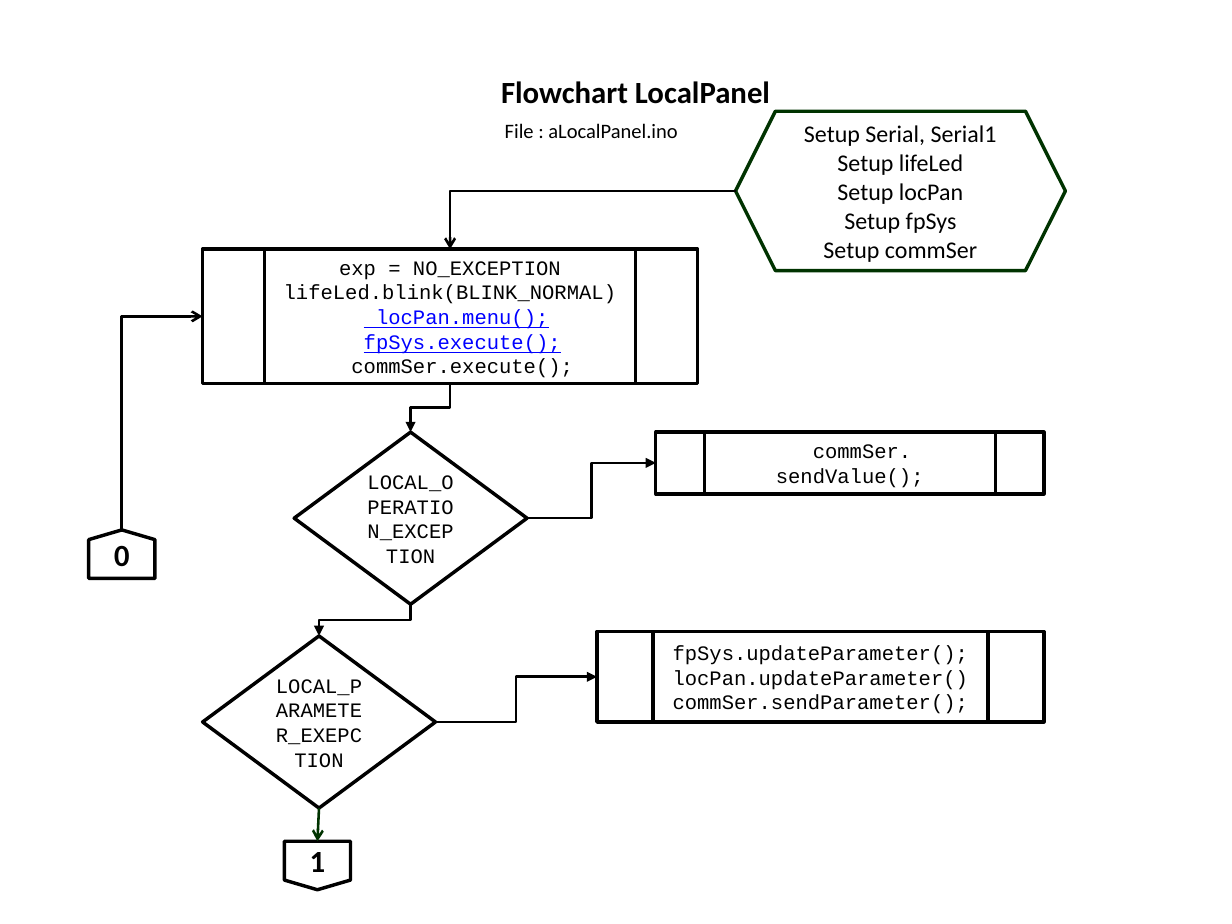
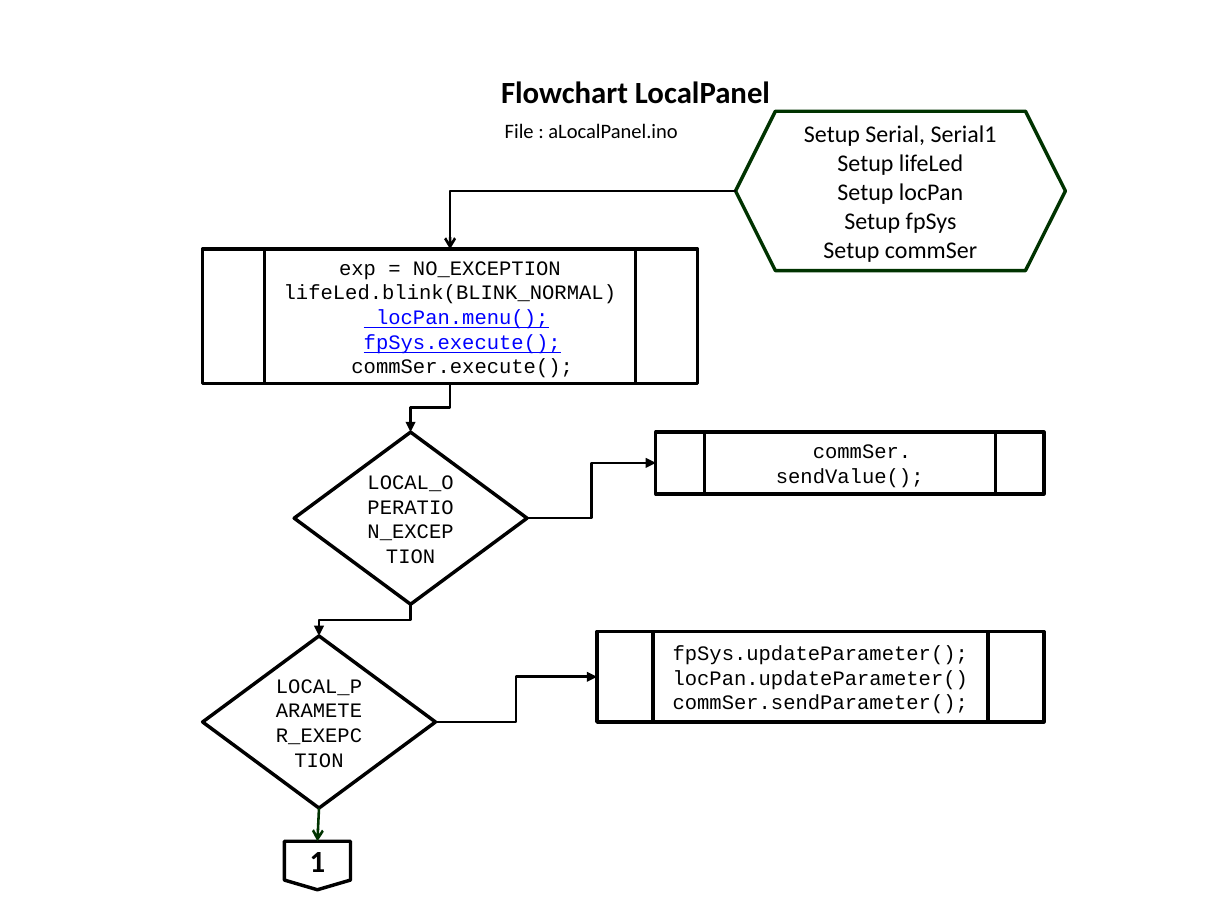
Before and after one commit to slametsampon/WFPS, a slide deck: slide 5 of resources/WFPS.pptx. Drawn at 1232x924 pixels with LibreOffice and Linux fonts; fonts in the diff are those of the drawing; background and template pictures are left out. Boxes give left, top, right and bottom in pixels: in the first picture for what was removed or moved away, otherwise in the second. Text is boxed around its words. In the diff, an @@ line names an element or a change of style, - is before the commit and + after.

```diff
--- a/resources/WFPS.pptx
+++ b/resources/WFPS.pptx
@@ elbow arrow removed from (122, 530) to (202, 317) @@
@@ flow chart offpage connector removed at box(89, 530, 155, 578) @@
-0
```
Also in this commit, not shown: 6 other slides changed.
